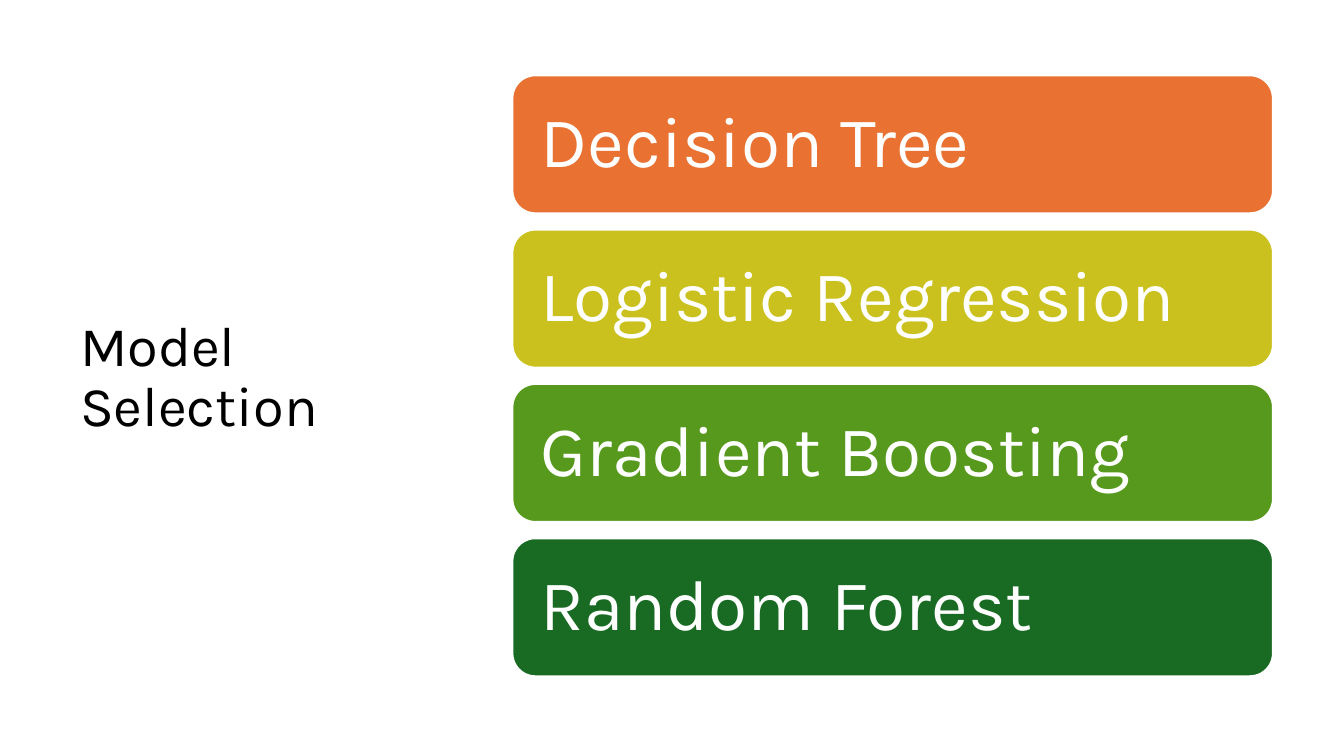
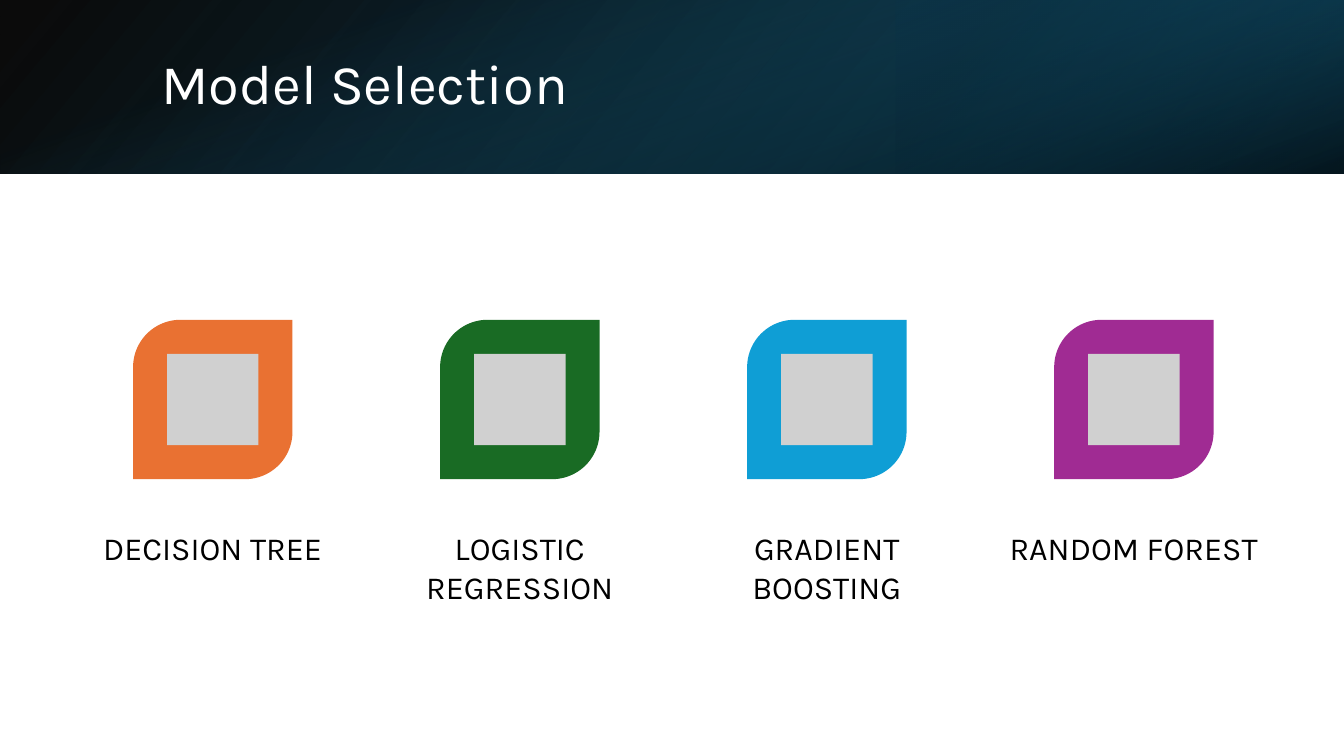
Before and after one commit to tkoche3/ISDS7075, a slide deck: slide 11 of ISDS 7075 Final Presentation.pptx (slide 13 before the commit). Drawn at 1344x756 pixels with LibreOffice and Linux fonts; fonts in the diff are those of the drawing; grey boxes stand for pictures. Boxes give left, top, right and bottom in pixels: in the first picture for what was removed or moved away, otherwise in the second. Text is boxed around its words. In the diff, an @@ line names an element or a change of style, - is before the commit and + after.

Commit message:
Formatting

```diff
--- a/ISDS 7075 Final Presentation.pptx
+++ b/ISDS 7075 Final Presentation.pptx
@@ rectangle added at bbox=[0, 0, 1344, 173], fill gradient #000000 to #104862 @@
@@ rectangle added at bbox=[0, 1, 1343, 174], fill gradient #156082 to #000000 @@
@@ rectangle added at bbox=[896, 0, 1344, 173], fill gradient #0B3041 to #156082 @@
@@ title "Model Selection": place and size @@
-title "Model Selection" at bbox=[80, 327, 318, 427]
+title "Model Selection" at bbox=[161, 65, 568, 105]
@@ title "Model Selection" at bbox=[161, 65, 568, 105]: text colour #000000 to #FFFFFF @@
@@ group added at bbox=[133, 320, 1214, 479]: 4 round diag rects, 4 pictures @@
@@ text at bbox=[103, 539, 322, 561]: text changed; size 51 to 23 pt; text colour #FFFFFF to #000000 @@
-Decision Tree
+DECISION TREE
@@ vertical alignment middle to top in 4 elements at bbox=[1010, 539, 1258, 561], bbox=[752, 539, 901, 600], bbox=[103, 539, 322, 561], bbox=[426, 539, 613, 600] @@
@@ text at bbox=[426, 539, 613, 600]: text changed; size 51 to 23 pt; text colour #FFFFFF to #000000 @@
-Logistic Regression
+LOGISTIC REGRESSION
@@ group removed at bbox=[512, 76, 1273, 677]: 4 rounded rectangles @@
@@ text at bbox=[752, 539, 901, 600]: text changed; size 51 to 23 pt; text colour #FFFFFF to #000000 @@
-Gradient Boosting
+GRADIENT BOOSTING
@@ text at bbox=[1010, 539, 1258, 561]: text changed; size 51 to 23 pt; text colour #FFFFFF to #000000 @@
-Random Forest
+RANDOM FOREST
```
Also in this commit, not shown: 11 other slides changed, 2 slides added, 4 slides removed.
